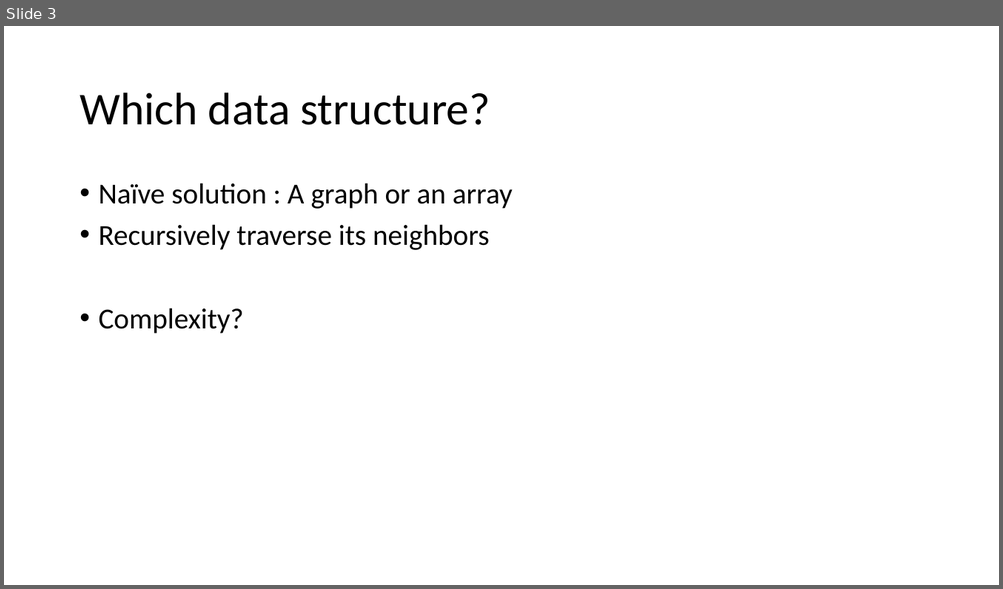
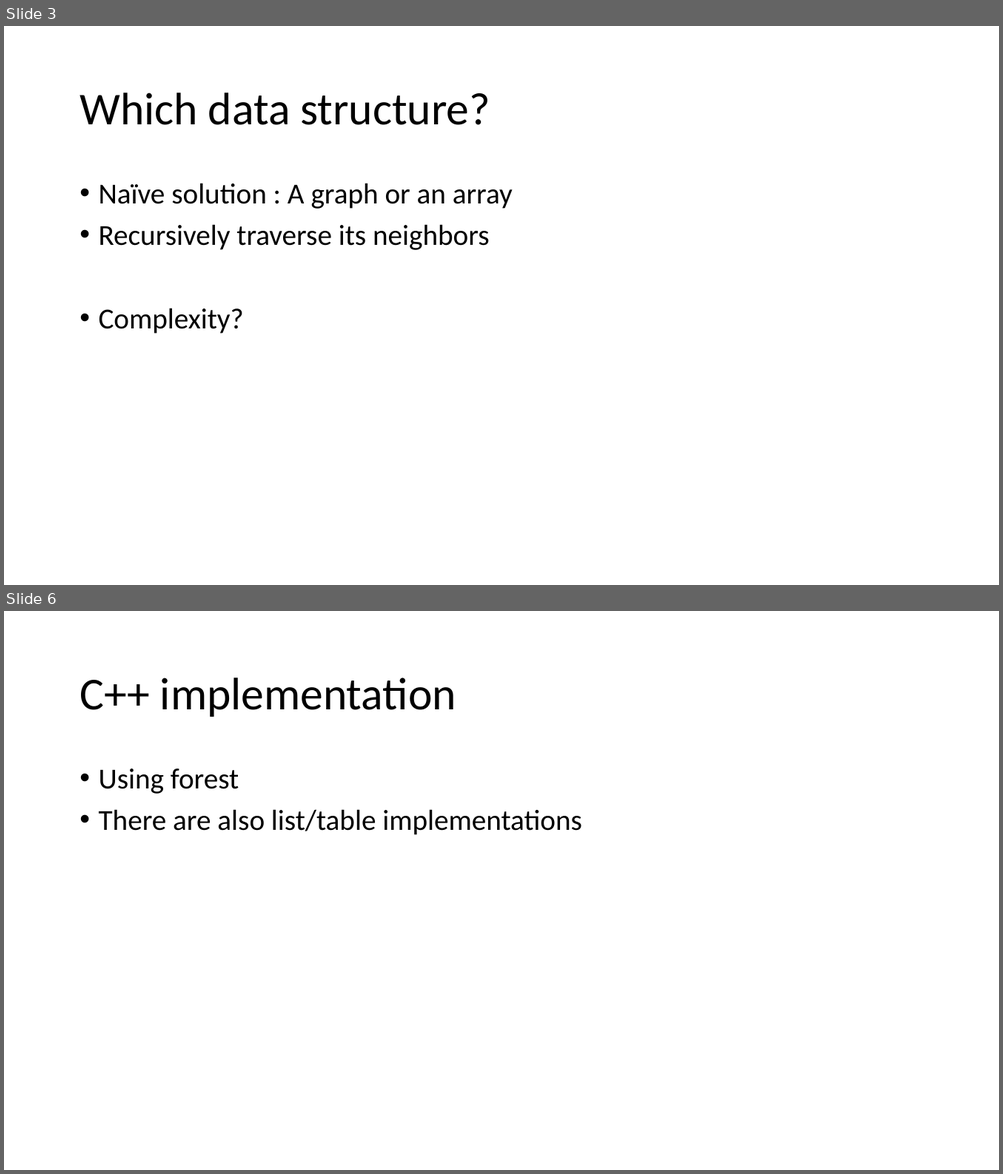
Before and after one commit to kwea123/cpp_data_algo, a slide deck: 8_Disjoint.pptx. Shown one above the other, each under a label of ours: slide 3 before the commit, slides 3 and 6 after it; the slides between them are not shown. The pictures are 1003x589 and 1003x1174 pixels, drawn with LibreOffice and Linux fonts; fonts in the diff are those of the drawing. Boxes give left, top, right and bottom in pixels: in the first picture for what was removed or moved away, otherwise in the second. Text is boxed around its words. In the diff, an @@ line names an element or a change of style, - is before the commit and + after.

```diff
--- a/8_Disjoint.pptx
+++ b/8_Disjoint.pptx
@@ slide 6 added at (4,611,999,1170), background #FFFFFF @@
@@ title added at (79,678,456,717), 44 pt, text #000000 @@
+C++ implementation
@@ text added at (99,769,582,835), 28 pt, text #000000 @@
+• Using forest
+• There are also list/table implementations
```
Also in this commit, not shown: 2 slides changed, 16 other slides added, 15 other files.
